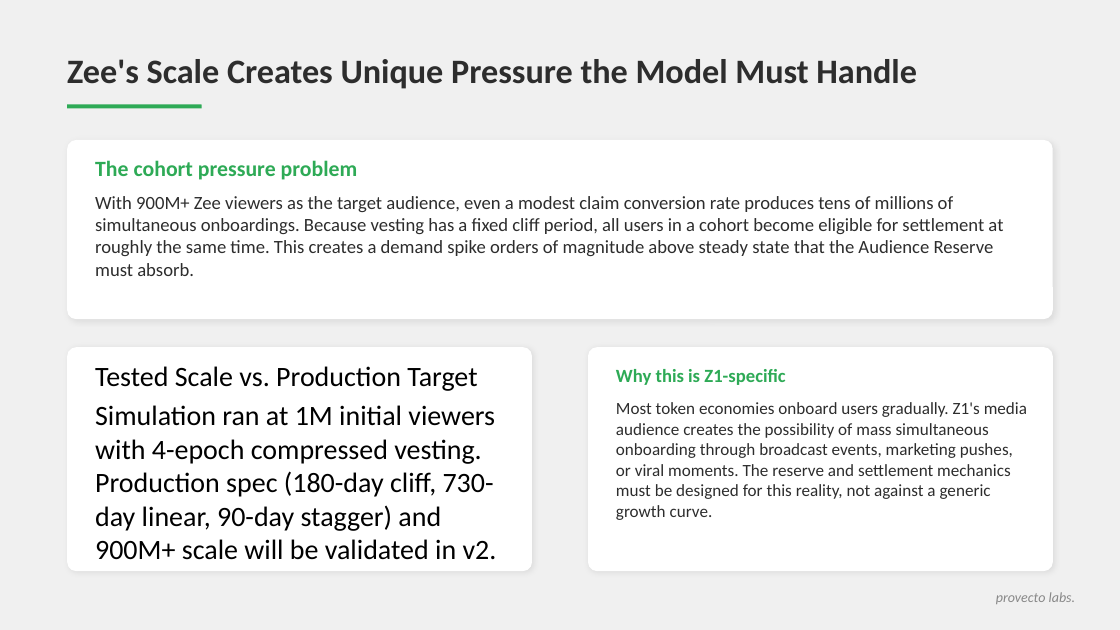
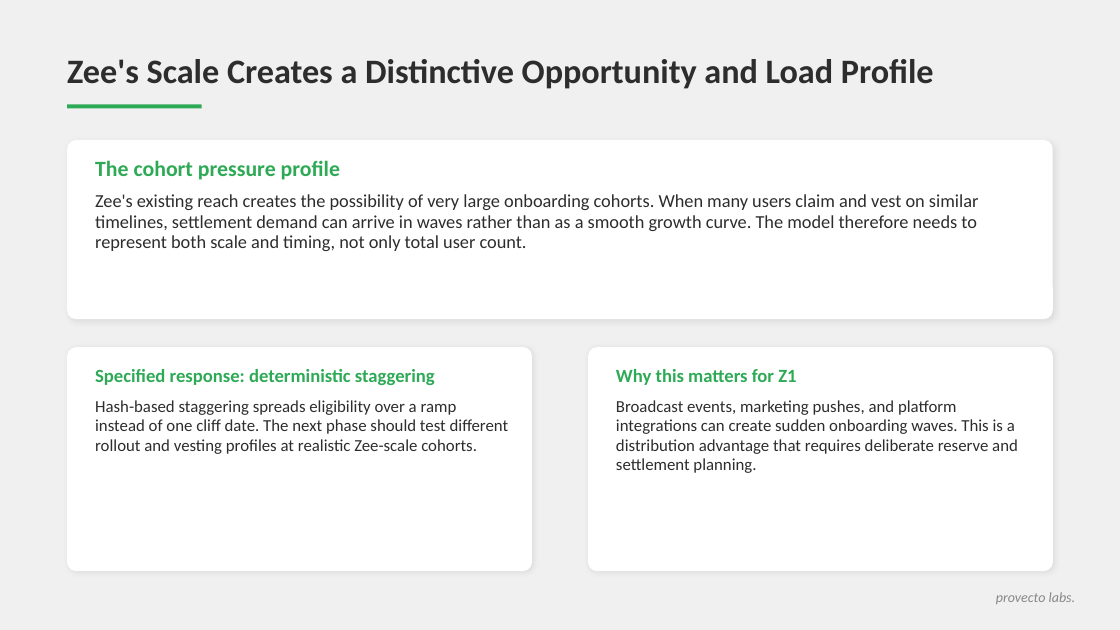
Before and after one commit to stelios12312312/TokenLab, a slide deck: slide 7 of docs_final/2026-06-23/z1_simulation_findings.pptx. Drawn at 1120x630 pixels with LibreOffice and Linux fonts; fonts in the diff are those of the drawing. Boxes give left, top, right and bottom in pixels: in the first picture for what was removed or moved away, otherwise in the second. Text is boxed around its words. In the diff, an @@ line names an element or a change of style, - is before the commit and + after.

```diff
--- a/docs_final/2026-06-23/z1_simulation_findings.pptx
+++ b/docs_final/2026-06-23/z1_simulation_findings.pptx
@@ text at (x1=67, y1=59, x2=934, y2=89): text changed @@
-Zee's Scale Creates Unique Pressure the Model Must Handle
+Zee's Scale Creates a Distinctive Opportunity and Load Profile
@@ text at (x1=95, y1=160, x2=340, y2=180): text changed @@
-The cohort pressure problem
+The cohort pressure profile
@@ text at (x1=95, y1=194, x2=978, y2=251): text changed; size 12 to 11.8 pt @@
-With 900M+ Zee viewers as the target audience, even a modest claim conversion rate produces tens of millions of simultaneous onboardings. Because vesting has a fixed cliff period, all users in a cohort become eligible for settlement at roughly the same time. This creates a demand spike orders of magnitude above steady state that the Audience Reserve must absorb.
+Zee's existing reach creates the possibility of very large onboarding cohorts. When many users claim and vest on similar timelines, settlement demand can arrive in waves rather than as a smooth growth curve. The model therefore needs to represent both scale and timing, not only total user count.
@@ text at (x1=95, y1=369, x2=435, y2=385): text changed; size 18 to 12 pt; text colour #000000 to #2EAA56; bold on @@
-Tested Scale vs. Production Target
+Specified response: deterministic staggering
@@ text at (x1=616, y1=369, x2=796, y2=385): text changed @@
-Why this is Z1-specific
+Why this matters for Z1
@@ text at (x1=95, y1=400, x2=509, y2=454): text changed; size 18 to 10.8 pt; text colour #000000 to #2D2D2D @@
-Simulation ran at 1M initial viewers with 4-epoch compressed vesting. Production spec (180-day cliff, 730-day linear, 90-day stagger) and 900M+ scale will be validated in v2.
+Hash-based staggering spreads eligibility over a ramp instead of one cliff date. The next phase should test different rollout and vesting profiles at realistic Zee-scale cohorts.
@@ text at (x1=616, y1=400, x2=1018, y2=473): text changed; size 11 to 10.8 pt @@
-Most token economies onboard users gradually. Z1's media audience creates the possibility of mass simultaneous onboarding through broadcast events, marketing pushes, or viral moments. The reserve and settlement mechanics must be designed for this reality, not against a generic growth curve.
+Broadcast events, marketing pushes, and platform integrations can create sudden onboarding waves. This is a distribution advantage that requires deliberate reserve and settlement planning.
```
Also in this commit, not shown: 10 other slides changed, 43 other files.
